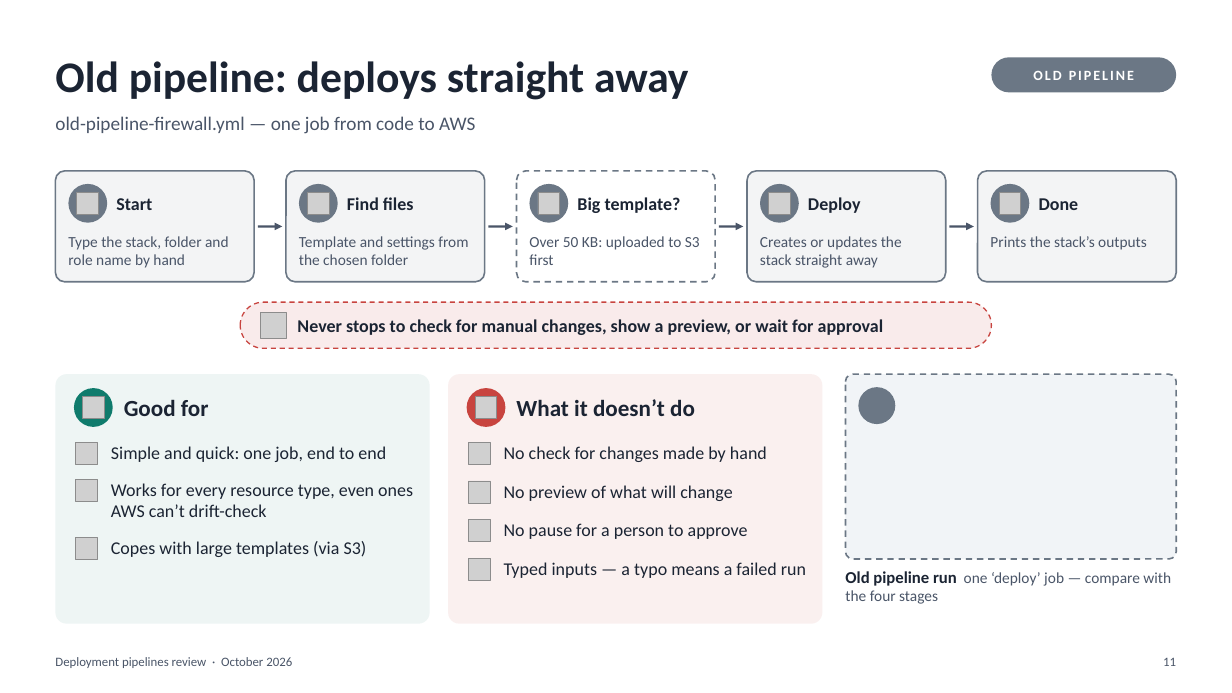
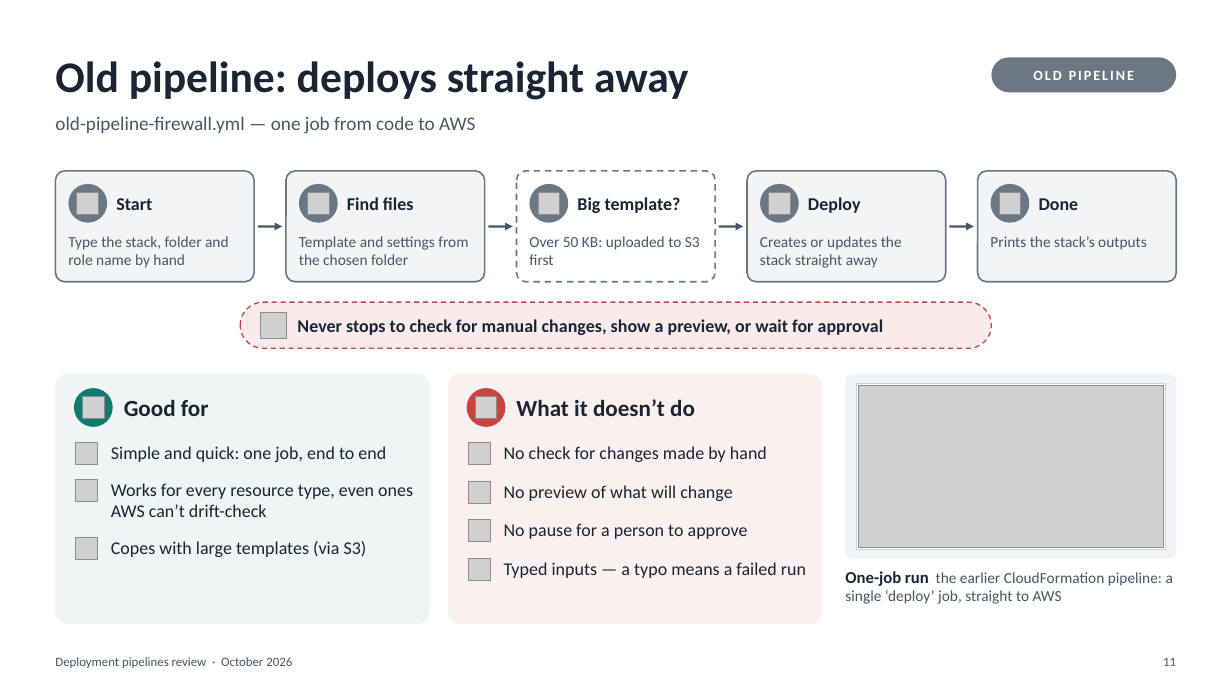
Before and after one commit to kunalshrivastavapune25/githubactions, a slide deck: slide 11 of pipeline/3pipepine/Deployment_Pipelines_Review.pptx. Drawn at 1232x693 pixels with LibreOffice and Linux fonts; fonts in the diff are those of the drawing; grey boxes stand for pictures; background and template pictures are left out. Boxes give left, top, right and bottom in pixels: in the first picture for what was removed or moved away, otherwise in the second. Text is boxed around its words. In the diff, an @@ line names an element or a change of style, - is before the commit and + after.

```diff
--- a/pipeline/3pipepine/Deployment_Pipelines_Review.pptx
+++ b/pipeline/3pipepine/Deployment_Pipelines_Review.pptx
@@ rounded rectangle at [846,374,1177,559]: outline #6B7785 1.25 pt dashed to none @@
@@ rectangle added at [857,384,1165,550], fill #FFFFFF, outline #C9D1DB 0.75 pt @@
@@ ellipse removed at [859,387,896,424] @@
@@ picture added at [859,385,1164,548] @@
@@ text at [845,571,1173,604]: text changed @@
-Old pipeline run one ‘deploy’ job — compare with the four stages
+One-job run the earlier CloudFormation pipeline: a single ‘deploy’ job, straight to AWS
```
Also in this commit, not shown: 7 other slides changed, 1 other file.
